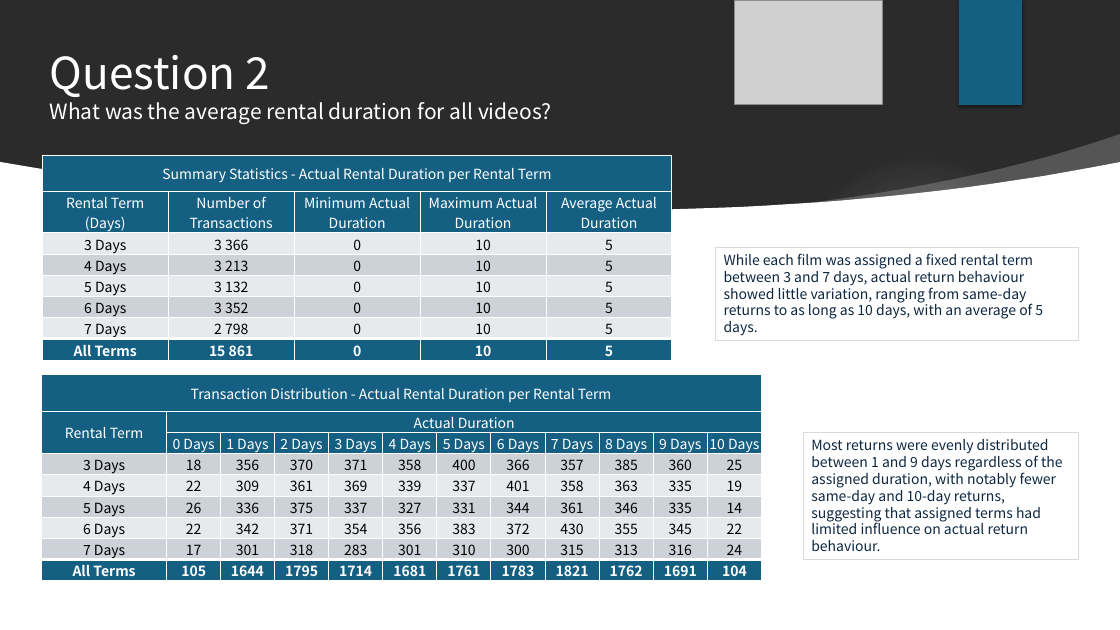
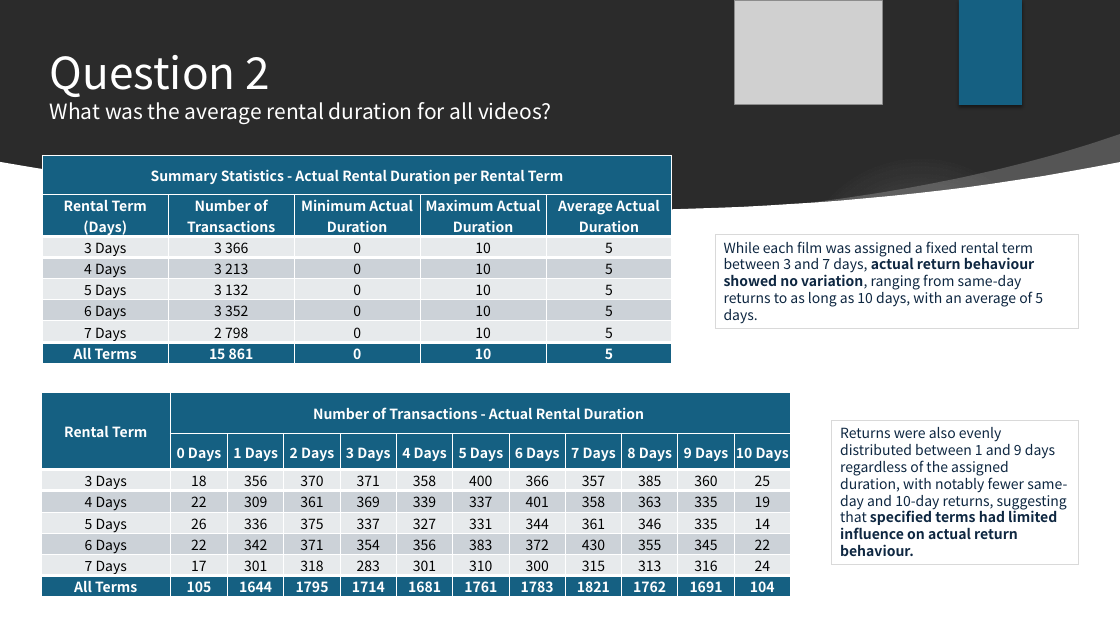
Before and after one commit to davidgriesel/03_streaming_service_database_queries, a slide deck: slide 4 of deliverables/presentation.pptx (slide 5 before the commit). Drawn at 1120x630 pixels with LibreOffice and Linux fonts; fonts in the diff are those of the drawing; grey boxes stand for pictures; background and template pictures are left out; a plain dark background stands for a picture behind light text. Boxes give left, top, right and bottom in pixels: in the first picture for what was removed or moved away, otherwise in the second. Text is boxed around its words. In the diff, an @@ line names an element or a change of style, - is before the commit and + after.

```diff
--- a/deliverables/presentation.pptx
+++ b/deliverables/presentation.pptx
@@ table at (x1=42, y1=155, x2=672, y2=363) @@
@@ bold on in "Summary Statistics - Actual Rental Duration per ...", "Rental Term", "(Days)", "Number of" and 7 more places @@
@@ borders changed @@
@@ rectangle "While each film was assigned ..." moved from (x1=716, y1=248, x2=1080, y2=341) to (x1=716, y1=235, x2=1080, y2=329) @@
@@ text in rectangle at (x1=724, y1=241, x2=1043, y2=324): text changed @@
-While each film was assigned a fixed rental term between 3 and 7 days, actual return behaviour showed little variation, ranging from same-day returns to as long as 10 days, with an average of 5 days.
+While each film was assigned a fixed rental term between 3 and 7 days, actual return behaviour showed no variation, ranging from same-day returns to as long as 10 days, with an average of 5 days.
@@ table at (x1=41, y1=392, x2=791, y2=601) @@
-row 1: Transaction Distribution - Actual Rental Duration per Rental Term |  |  |  |  |  |  |  |  |  |  | 
-row 2: Rental Term | Actual Duration |  |  |  |  |  |  |  |  |  | 
+row 1: Rental Term | Number of Transactions - Actual Rental Duration |  |  |  |  |  |  |  |  |  | 
@@ table resized from (x1=41, y1=375, x2=758, y2=580) to (x1=41, y1=392, x2=791, y2=601) @@
@@ rectangle "Returns were also evenly distributed ..." resized from (x1=803, y1=433, x2=1079, y2=560) to (x1=832, y1=421, x2=1079, y2=565) @@
@@ text in rectangle at (x1=840, y1=427, x2=1067, y2=556): text changed @@
-Most returns were evenly distributed between 1 and 9 days regardless of the assigned duration, with notably fewer same-day and 10-day returns, suggesting that assigned terms had limited influence on actual return behaviour.
+Returns were also evenly distributed between 1 and 9 days regardless of the assigned duration, with notably fewer same-day and 10-day returns, suggesting that specified terms had limited influence on actual return behaviour.
```
Also in this commit, not shown: 7 other slides changed, 2 slides removed, 13 other files.
